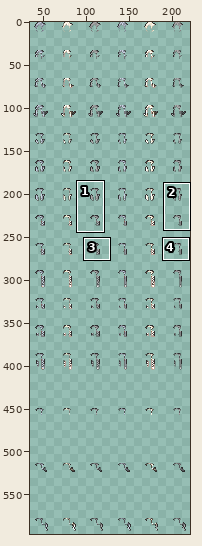
A sprite sheet gets an edit: graphics/images/nillian_hair.png. The picture above shows the old version from afar; the outline marks the close-up.
Close-up. Old version:
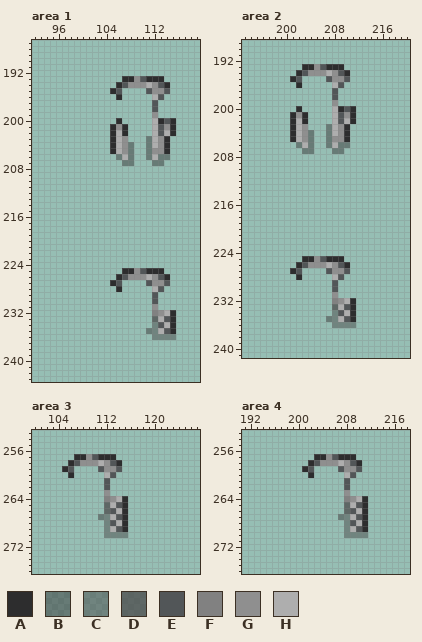
The file is 256x1056 pixels. Colours within 5 levels of each other are drawn and written as one. Shown: area 1: x 92..119, y 187..243; area 2: x 193..220, y 189..241; area 3: x 100..127, y 253..276; area 4: x 191..218, y 253..276. The wide view leaves out empty margins. The commit also changed other parts of the picture, which this record leaves out.
Palette (. is transparent): A #2d2d2e  B #38383880  C #4a4a4a80  D #4b4b4bc0  E #525658  F #818181  G #8f8f8f  H #aeaeae
Pixels before, area 1, first column x 105:
193 ..AAGEAAA..
194 .AEGGGHGEA.
195 AE....EGGE.
196 .A.....HE..
197 .......E...
198 .......E...
199 .......G...
200 .A.....HAEA
201 AGA....HEGA
202 AHA....HEHA
203 AHG...BHGA.
204 AHGB..BHGA.
205 AHGB..BGGA.
206 .BHB..BHBB.
207 ..BB...BB..
208 ...........
209 ...........
210 ...........
211 ...........
212 ...........
213 ...........
214 ...........
215 ...........
216 ...........
217 ...........
218 ...........
219 ...........
220 ...........
221 ...........
222 ...........
223 ...........
224 ...........
225 ..AAGEAAA..
226 .AEGGGHGEA.
227 AE....EGGE.
228 .A.....HE..
229 .......E...
230 .......E...
231 .......G...
232 .......FGHA
233 .......DHEA
234 .......CEHA
235 ......BCHEA
236 .......CCCC
Pixels before, area 2, first column x 201:
193 ..AAGEAAA..
194 .AEGGGHGEA.
195 AE....EGGE.
196 .A.....HE..
197 .......E...
198 .......E...
199 .......G...
200 .A.....HAEA
201 AGA....HEGA
202 AHA....HEHA
203 AHG...BHGA.
204 AHGB..BHGA.
205 AHGB..BGGA.
206 .BHB..BHBB.
207 ..BB...BB..
208 ...........
209 ...........
210 ...........
211 ...........
212 ...........
213 ...........
214 ...........
215 ...........
216 ...........
217 ...........
218 ...........
219 ...........
220 ...........
221 ...........
222 ...........
223 ...........
224 ...........
225 ..AAGEAAA..
226 .AEGGGHGEA.
227 AE....EGGE.
228 .A.....HE..
229 .......E...
230 .......E...
231 .......G...
232 .......FGHA
233 .......DHEA
234 .......CEHA
235 ......BCHEA
236 .......CCCC
Pixels before, area 3, first column x 105:
257 ..AAGEAAA..
258 .AEGGGHGEA.
259 AE....EGGE.
260 .A.....HE..
261 .......E...
262 .......E...
263 .......G...
264 .......FGHA
265 .......DHEA
266 .......DEHA
267 ......BCHEA
268 .......CEHA
269 .......CHEA
270 .......CCCC
Pixels before, area 4, first column x 201:
257 ..AAGEAAA..
258 .AEGGGHGEA.
259 AE....EGGE.
260 .A.....HE..
261 .......E...
262 .......E...
263 .......G...
264 .......FGHA
265 .......DHEA
266 .......DEHA
267 ......BCHEA
268 .......CEHA
269 .......CHEA
270 .......CCCC
Now the later version:
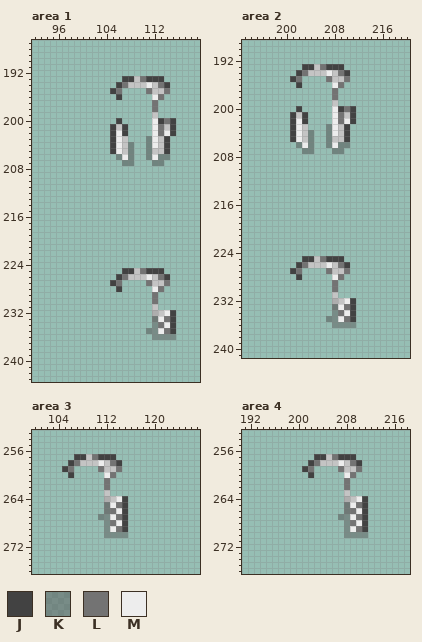
Colours new in this view: J #424242  K #5a5a5a80  L #737373  M #ededed
The exact change:
colour D: #4b4b4bc0 -> #626262c0
colour G: #8f8f8f -> #c4c4c4
Area 1:
y 193: x 107..108 AA -> JJ; x 110..113 EAAA -> LJJJ
y 194: x 106..107 AE -> JL; x 111 H -> M; x 113..114 EA -> LJ
y 195: x 105..106 AE -> JL; x 111 E -> L; x 114 E -> L
y 196: x 106 A -> J; x 112..113 HE -> ML
y 197..198: x 112 E -> L
y 200: x 106 A -> J; x 112..115 HAEA -> MJLJ
y 201: x 105 A -> J; x 107 A -> J; x 112..113 HE -> ML; x 115 A -> J
y 202: x 105..107 AHA -> JMJ; x 112..115 HEHA -> MLMJ
y 203: x 105..106 AH -> JM; x 111..112 BH -> CM; x 114 A -> J
y 204: x 105..106 AH -> JM; x 108 B -> C; x 111..112 BH -> CM; x 114 A -> J
y 205: x 105..106 AH -> JM; x 108 B -> C; x 111 B -> C; x 114 A -> J
y 206: x 106..108 BHB -> CMC; x 111..114 BHBB -> CMCC
y 207: x 107..108 BB -> CC; x 112..113 BB -> CC
y 225: x 107..108 AA -> JJ; x 110..113 EAAA -> LJJJ
y 226: x 106..107 AE -> JL; x 111 H -> M; x 113..114 EA -> LJ
y 227: x 105..106 AE -> JL; x 111 E -> L; x 114 E -> L
y 228: x 106 A -> J; x 112..113 HE -> ML
y 229..230: x 112 E -> L
y 232: x 112 F -> H; x 114..115 HA -> MJ
y 233: x 113..115 HEA -> MLJ
y 234: x 112..115 CEHA -> KLMJ
y 235: x 111..115 BCHEA -> CKMLJ
y 236: x 112..115 CCCC -> KKKK
Area 2:
y 193: x 203..204 AA -> JJ; x 206..209 EAAA -> LJJJ
y 194: x 202..203 AE -> JL; x 207 H -> M; x 209..210 EA -> LJ
y 195: x 201..202 AE -> JL; x 207 E -> L; x 210 E -> L
y 196: x 202 A -> J; x 208..209 HE -> ML
y 197..198: x 208 E -> L
y 200: x 202 A -> J; x 208..211 HAEA -> MJLJ
y 201: x 201 A -> J; x 203 A -> J; x 208..209 HE -> ML; x 211 A -> J
y 202: x 201..203 AHA -> JMJ; x 208..211 HEHA -> MLMJ
y 203: x 201..202 AH -> JM; x 207..208 BH -> CM; x 210 A -> J
y 204: x 201..202 AH -> JM; x 204 B -> C; x 207..208 BH -> CM; x 210 A -> J
y 205: x 201..202 AH -> JM; x 204 B -> C; x 207 B -> C; x 210 A -> J
y 206: x 202..204 BHB -> CMC; x 207..210 BHBB -> CMCC
y 207: x 203..204 BB -> CC; x 208..209 BB -> CC
y 225: x 203..204 AA -> JJ; x 206..209 EAAA -> LJJJ
y 226: x 202..203 AE -> JL; x 207 H -> M; x 209..210 EA -> LJ
y 227: x 201..202 AE -> JL; x 207 E -> L; x 210 E -> L
y 228: x 202 A -> J; x 208..209 HE -> ML
y 229..230: x 208 E -> L
y 232: x 208 F -> H; x 210..211 HA -> MJ
y 233: x 209..211 HEA -> MLJ
y 234: x 208..211 CEHA -> KLMJ
y 235: x 207..211 BCHEA -> CKMLJ
y 236: x 208..211 CCCC -> KKKK
Area 3:
y 257: x 107..108 AA -> JJ; x 110..113 EAAA -> LJJJ
y 258: x 106..107 AE -> JL; x 111 H -> M; x 113..114 EA -> LJ
y 259: x 105..106 AE -> JL; x 111 E -> L; x 114 E -> L
y 260: x 106 A -> J; x 112..113 HE -> ML
y 261..262: x 112 E -> L
y 264: x 112 F -> H; x 114..115 HA -> MJ
y 265: x 113..115 HEA -> MLJ
y 266: x 113..115 EHA -> LMJ
y 267: x 111..115 BCHEA -> CKMLJ
y 268: x 112..115 CEHA -> KLMJ
y 269: x 112..115 CHEA -> KMLJ
y 270: x 112..115 CCCC -> KKKK
Area 4:
y 257: x 203..204 AA -> JJ; x 206..209 EAAA -> LJJJ
y 258: x 202..203 AE -> JL; x 207 H -> M; x 209..210 EA -> LJ
y 259: x 201..202 AE -> JL; x 207 E -> L; x 210 E -> L
y 260: x 202 A -> J; x 208..209 HE -> ML
y 261..262: x 208 E -> L
y 264: x 208 F -> H; x 210..211 HA -> MJ
y 265: x 209..211 HEA -> MLJ
y 266: x 209..211 EHA -> LMJ
y 267: x 207..211 BCHEA -> CKMLJ
y 268: x 208..211 CEHA -> KLMJ
y 269: x 208..211 CHEA -> KMLJ
y 270: x 208..211 CCCC -> KKKK
